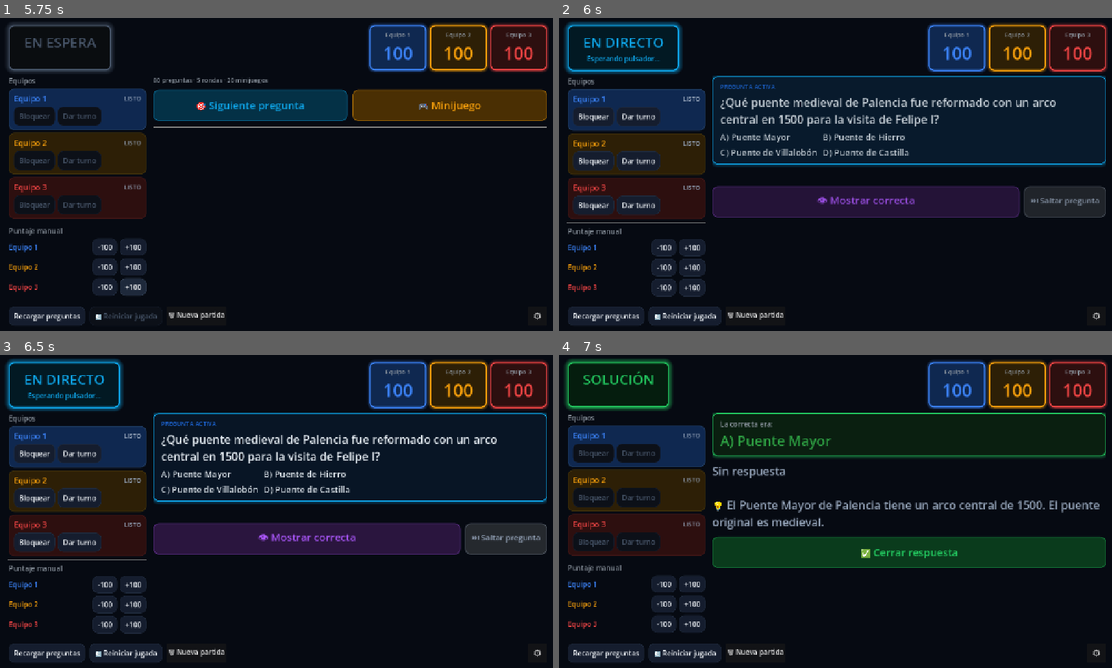
Above: before the commit, frames 1-4 (two rows, left to right).
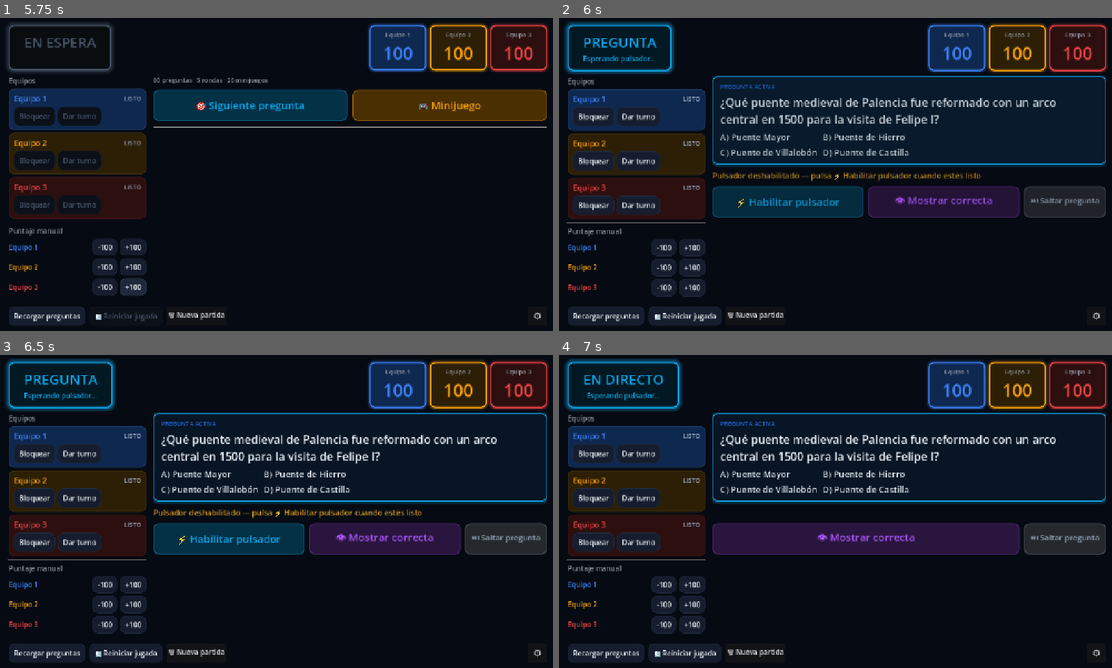
Above: after the commit, the same moments.

Repository: danielgap/touring-snake
Game: Godot game, scene res://main.tscn
Same seed, same stepped clock (60 frames per second), same inputs: the game is played once before the commit and once after it.
Inputs (mouse positions are in pixels of both pictures, inside the frame that each line leads up to):
- Up to frame 1 (5.75 s): click "ENTRAR" at 0.5 s; click "-100" at 1.25 s; click "+100" at 2 s; click "-100" at 2.75 s; click "+100" at 3.5 s; click "-100" at 4.25 s; click "+100" at 5 s
- Up to frame 2 (6 s): click "🎯 Siguiente pregunta" at 5.75 s
- Up to frame 3 (6.5 s): no input
- Up to frame 4 (7 s): click (785, 539) at 6.5 s, where only the run after the commit has a clickable "⚡ Habilitar pulsador"

Frame 1 is identical in both runs. In frame 2, 4.4% of the frame differs, in the area x 4-79%, y 1-64%; in frame 3, 4.5%; in frame 4, 19%, in the area x 1-99%, y 1-90%.

Commit message:
feat: deferred buzzer enable — presenter reads question first
- Questions load with answers_enabled=false (buzzer hidden)
- New 'Habilitar pulsador' button on presenter (one-directional)
- Contestant hides buzzer entirely until enabled
- Display shows 'Leyendo pregunta...' while waiting
- Presenter shows hint text to press enable button

Diff:
--- a/quiz/godot/autoload/game_service.gd
+++ b/quiz/godot/autoload/game_service.gd
@@ -821,7 +821,7 @@
 	_set_answer_authority(state, 0)
 	state.locked_team_id = 0
 	state.locked_out_team_ids = _build_default_locks()
-	state.answers_enabled = true
+	state.answers_enabled = false
 	state.revealed_correct_option = ""
 	state.last_selected_option = ""
 	state.answer_feedback_status = Enums.AnswerFeedbackStatus.NONE
@@ -835,6 +835,18 @@
 	_current_question_index = _selected_question_id
 	AppState.apply_game_state(state)
 	emit_signal("used_questions_changed")
+	_save_presenter_session()
+	_publish_state(state)
+
+
+func enable_buzzer() -> void:
+	if AppState.selected_role != Enums.AppRole.PRESENTER:
+		return
+	var state: GameState = AppState.current_state.duplicate_state()
+	if state.phase != Enums.GamePhase.QUESTION or state.answers_enabled:
+		return
+	state.answers_enabled = true
+	AppState.apply_game_state(state)
 	_save_presenter_session()
 	_publish_state(state)
 
--- a/quiz/godot/scenes/presenter/presenter_root.tscn
+++ b/quiz/godot/scenes/presenter/presenter_root.tscn
@@ -677,6 +677,14 @@
 layout_mode = 2
 theme_override_constants/separation = 10
 
+[node name="EnableBuzzerBtn" type="Button" parent="RootMargin/RootVBox/ContentArea/MainArea/QuestionPanel/QActions"]
+unique_name_in_owner = true
+layout_mode = 2
+custom_minimum_size = Vector2(0, 72)
+size_flags_horizontal = 3
+theme_override_font_sizes/font_size = 24
+text = "⚡ Habilitar pulsador"
+
 [node name="QRevealBtn" type="Button" parent="RootMargin/RootVBox/ContentArea/MainArea/QuestionPanel/QActions"]
 unique_name_in_owner = true
 layout_mode = 2
--- a/quiz/godot/scripts/contestant/contestant_controller.gd
+++ b/quiz/godot/scripts/contestant/contestant_controller.gd
@@ -598,6 +598,8 @@
 		return "Turno reservado para %s." % ShowConfig.get_team_name(state.answer_authority_team_id)
 	if state.answer_authority_team_id == AppState.selected_team_id and can_answer:
 		return "Respondan ahora — La primera respuesta cierra la ronda."
+	if state.phase == Enums.GamePhase.QUESTION and not state.answers_enabled and state.answer_authority_team_id == 0:
+		return "Esperando al presentador..."
 	if state.phase == Enums.GamePhase.QUESTION and state.answers_enabled and state.answer_authority_team_id == 0:
 		if state.is_team_excluded_from_rebote(AppState.selected_team_id):
 			return "Excluido del rebote esta ronda."
@@ -1191,34 +1193,38 @@
 		_stop_buzzer_pulse()
 		return
 
-	# QUESTION phase — buzzer always active
+	# QUESTION phase — buzzer only visible when answers_enabled
 	if state.phase == Enums.GamePhase.QUESTION:
 		if authority_team_id == 0:
-			# No winner yet — show buzzer, hide answers
-			_buzzer_button.visible = true
-			answer_parent.visible = false
-			var excluded: bool = state.is_team_excluded_from_rebote(team_id)
-			var locked: bool = state.is_team_locked_out(team_id)
-			if team_id > 0 and not excluded and not locked and state.answers_enabled:
-				_buzzer_button.disabled = false
-				if not state.rebote_excluded_team_ids.is_empty():
-					_buzzer_button.text = _buzzer_ready_text("🔄 REBOTE", "PULSAR")
+			if not state.answers_enabled:
+				# Presenter hasn't enabled buzzer yet — hide it entirely
+				_buzzer_button.visible = false
+				answer_parent.visible = false
+				_stop_buzzer_pulse()
+			else:
+				# Buzzer enabled — show it, hide answers
+				_buzzer_button.visible = true
+				answer_parent.visible = false
+				var excluded: bool = state.is_team_excluded_from_rebote(team_id)
+				var locked: bool = state.is_team_locked_out(team_id)
+				if team_id > 0 and not excluded and not locked:
+					_buzzer_button.disabled = false
+					if not state.rebote_excluded_team_ids.is_empty():
+						_buzzer_button.text = _buzzer_ready_text("🔄 REBOTE", "PULSAR")
+					else:
+						_buzzer_button.text = _buzzer_ready_text("⚡", "PULSAR")
+					_apply_buzzer_styles_active()
+					_start_buzzer_pulse()
 				else:
-					_buzzer_button.text = _buzzer_ready_text("⚡", "PULSAR")
-				_apply_buzzer_styles_active()
-				_start_buzzer_pulse()
-			else:
-				_buzzer_button.disabled = true
-				if team_id <= 0:
-					_buzzer_button.text = "SELECCIONA EQUIPO"
-				elif excluded:
-					_buzzer_button.text = "FUERA DE REBOTE"
-				elif locked:
-					_buzzer_button.text = "BLOQUEADO"
-				else:
-					_buzzer_button.text = "EN ESPERA..."
-				_apply_buzzer_styles_disabled()
-				_stop_buzzer_pulse()
+					_buzzer_button.disabled = true
+					if team_id <= 0:
+						_buzzer_button.text = "SELECCIONA EQUIPO"
+					elif excluded:
+						_buzzer_button.text = "FUERA DE REBOTE"
+					elif locked:
+						_buzzer_button.text = "BLOQUEADO"
+					_apply_buzzer_styles_disabled()
+					_stop_buzzer_pulse()
 		elif authority_team_id == team_id:
 			# This team has the turn — show A/B/C/D, hide buzzer
 			_buzzer_button.visible = false
--- a/quiz/godot/scripts/display/display_controller.gd
+++ b/quiz/godot/scripts/display/display_controller.gd
@@ -909,7 +909,10 @@
 
 	# QUESTION with no lock yet
 	if state.locked_team_id <= 0:
-		if state.phase == Enums.GamePhase.QUESTION and state.answers_enabled:
+		if state.phase == Enums.GamePhase.QUESTION and not state.answers_enabled:
+			feedback_label.text = "Leyendo pregunta..."
+			feedback_label.add_theme_color_override("font_color", TEXT_MUTED)
+		elif state.phase == Enums.GamePhase.QUESTION and state.answers_enabled:
 			if state.answer_authority_team_id > 0:
 				# Someone has turn — lock_label shows "Turno · Equipo X"
 				feedback_label.text = ""
--- a/quiz/godot/scripts/presenter/presenter_root_controller.gd
+++ b/quiz/godot/scripts/presenter/presenter_root_controller.gd
@@ -90,6 +90,7 @@
 @onready var opt_d: Label = %OptD
 @onready var lock_info: Label = %LockInfo
 @onready var q_reveal_btn: Button = %QRevealBtn
+@onready var enable_buzzer_btn: Button = %EnableBuzzerBtn
 var skip_btn: Button
 
 ## ── Locked panel ─────────────────────────────────────────────────
@@ -217,6 +218,7 @@
 
 	# ── Action buttons — console style ──────────────────────────────
 	var all_buttons: Array[Button] = [
+		enable_buzzer_btn,
 		reset_used_btn,
 		q_reveal_btn, reopen_btn, locked_reveal_btn, dismiss_btn,
 		refresh_btn, reset_locks_btn,
@@ -235,6 +237,7 @@
 	_apply_game_glow_button(mg_quick_btn, PHASE_MINIGAME_COLOR)
 	_apply_game_glow_button(dismiss_btn, PHASE_REVEAL_COLOR)
 	_apply_accent_button(q_reveal_btn, Color("#a855f7"))
+	_apply_game_glow_button(enable_buzzer_btn, ACCENT_BLUE)
 	_apply_accent_button(mg_launch_btn, PHASE_MINIGAME_COLOR)
 	_apply_accent_button(mg_end_btn, PHASE_REVEAL_COLOR)
 
@@ -508,6 +511,7 @@
 	if clear_session_btn != null:
 		clear_session_btn.pressed.connect(GameService.reset_game)
 	q_reveal_btn.pressed.connect(GameService.reveal_current_answer)
+	enable_buzzer_btn.pressed.connect(GameService.enable_buzzer)
 	locked_reveal_btn.pressed.connect(GameService.reveal_current_answer)
 
 	# Selectors
@@ -779,12 +783,17 @@
 		lock_info.text = ""  # buzzer_indicator already shows turn
 	elif state.answers_enabled:
 		lock_info.text = ""  # buzzer_indicator already shows "Esperando pulsador..."
-	else:
-		lock_info.text = ""
+	elif not state.answers_enabled:
+		lock_info.text = "Pulsador deshabilitado — pulsa ⚡ Habilitar pulsador cuando estés listo"
 
 	# Reveal button — disabled when no question text or wrong phase
 	q_reveal_btn.disabled = state.current_question.text.is_empty() \
 		or state.phase not in [Enums.GamePhase.QUESTION, Enums.GamePhase.LOCKED]
+
+	# Enable buzzer button — only visible during QUESTION before buzzer is enabled
+	enable_buzzer_btn.visible = state.phase == Enums.GamePhase.QUESTION \
+		and not state.answers_enabled \
+		and not state.current_question.text.is_empty()
 
 	# Skip button
 	if skip_btn != null:
